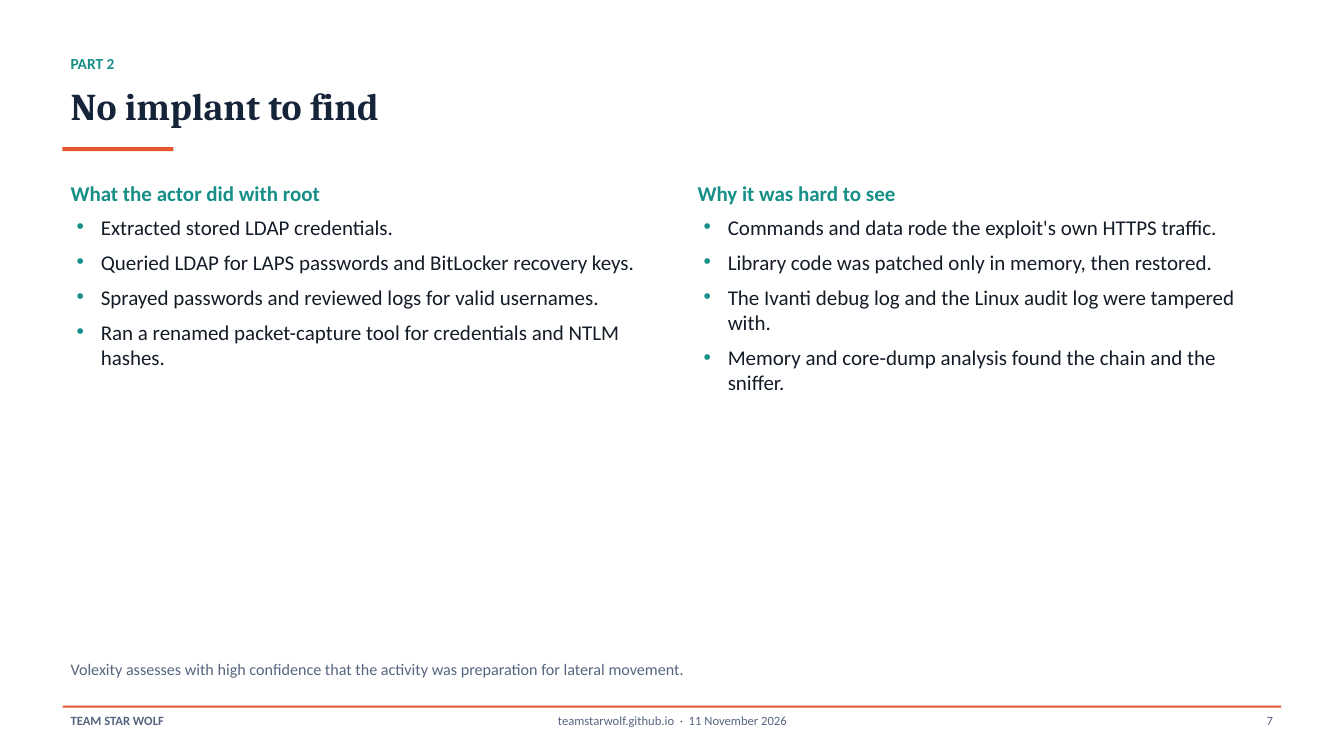
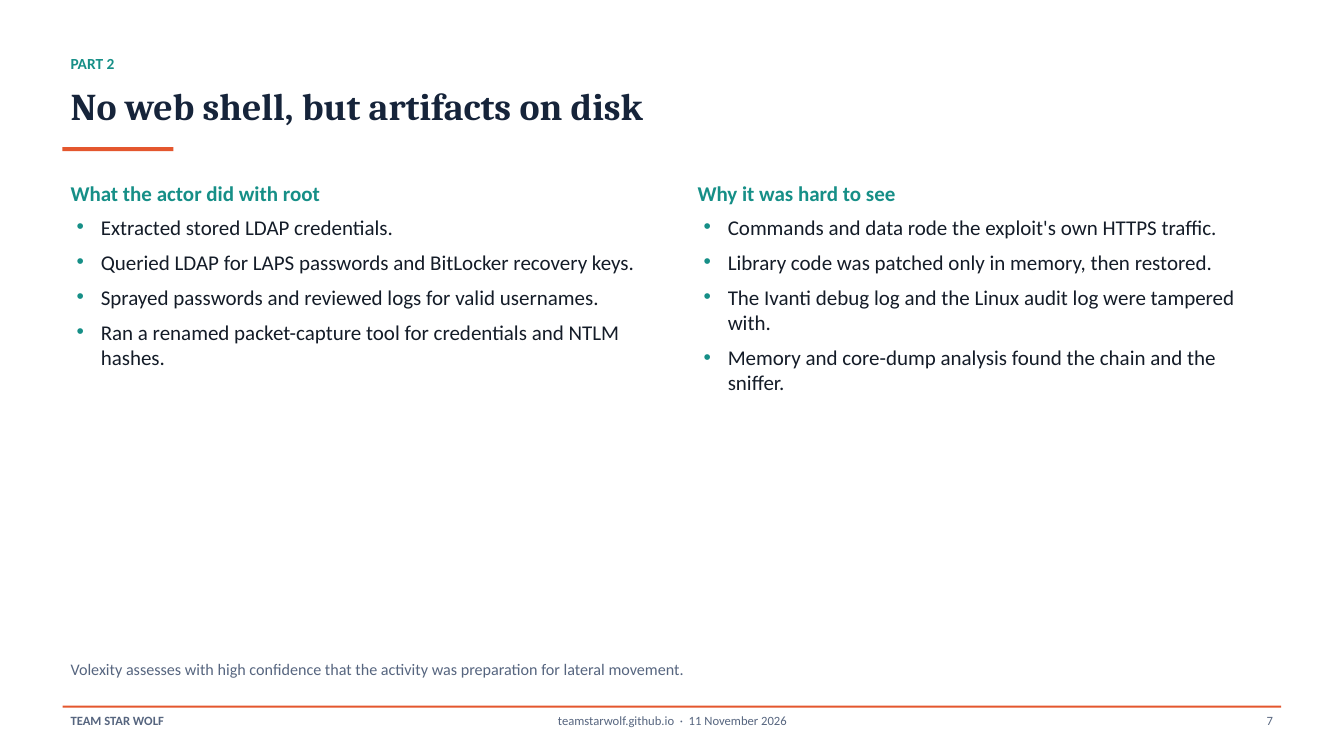
Before and after one commit to TeamStarWolf/TeamStarWolf, a slide deck: slide 7 of case-studies/slides/Ivanti_Connect_Secure_2026_Case_Study.pptx. Drawn at 1344x756 pixels with LibreOffice and Linux fonts; fonts in the diff are those of the drawing. Boxes give left, top, right and bottom in pixels: in the first picture for what was removed or moved away, otherwise in the second. Text is boxed around its words. In the diff, an @@ line names an element or a change of style, - is before the commit and + after.

```diff
--- a/case-studies/slides/Ivanti_Connect_Secure_2026_Case_Study.pptx
+++ b/case-studies/slides/Ivanti_Connect_Secure_2026_Case_Study.pptx
@@ text at [71,93,643,125]: text changed @@
-No implant to find
+No web shell, but artifacts on disk
```
Also in this commit, not shown: 4 other slides changed, 7 other files.
